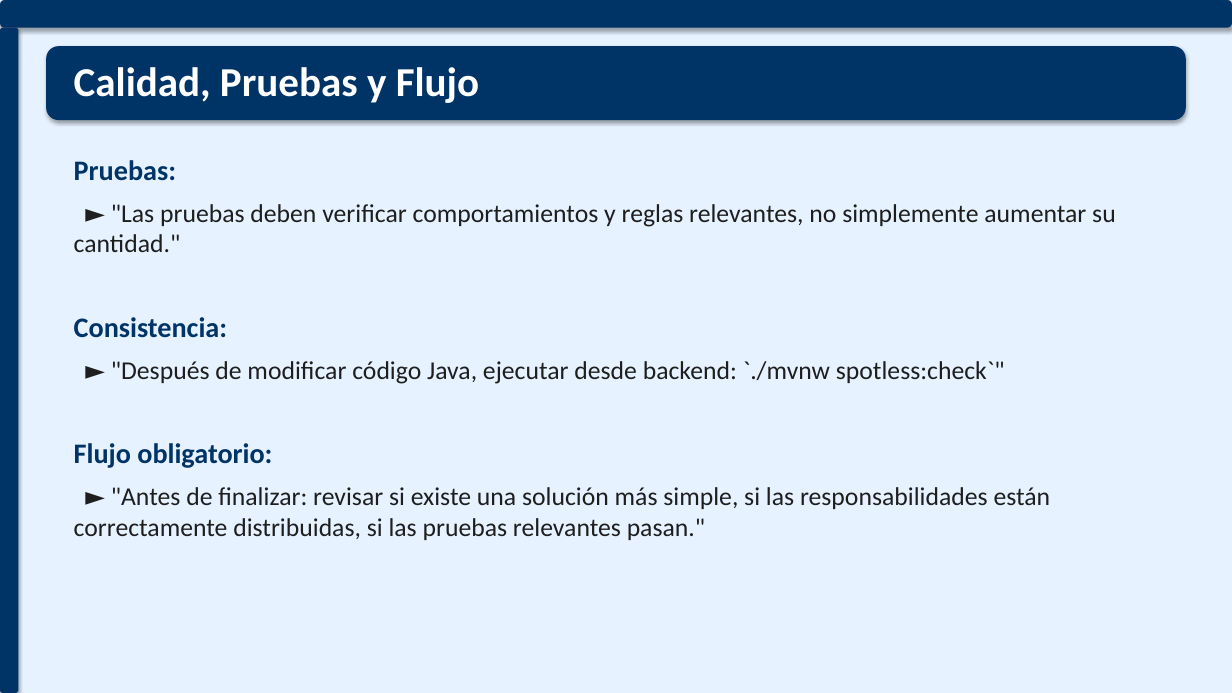
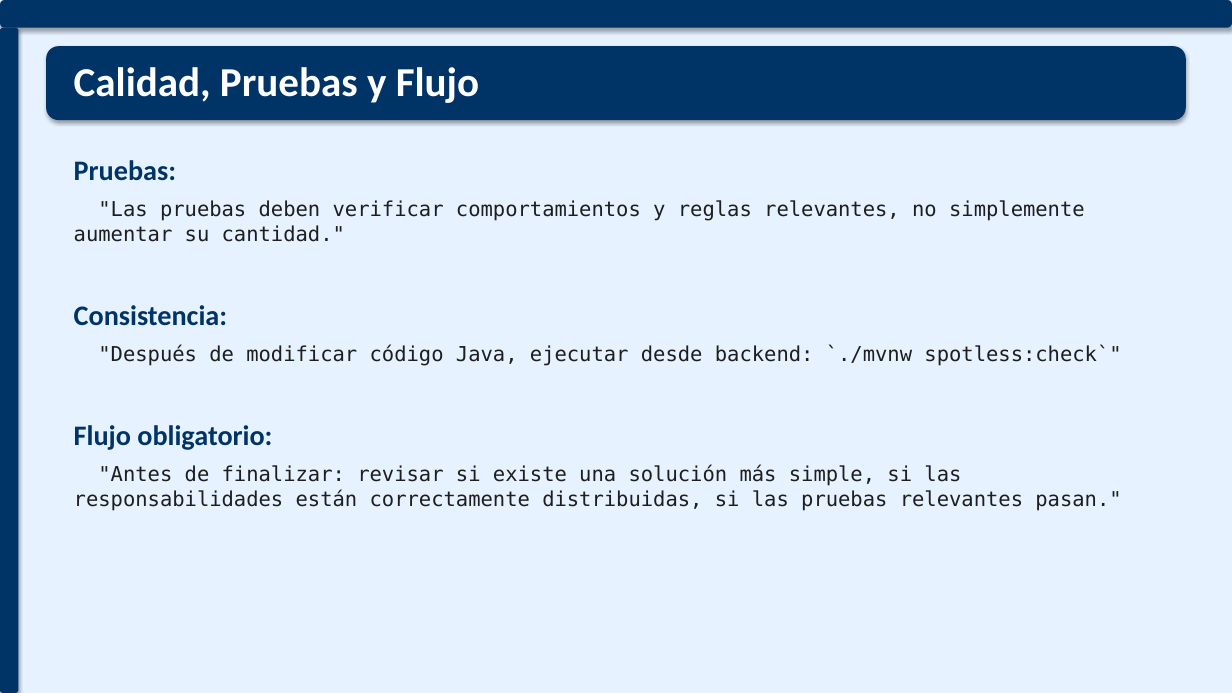
Before and after one commit to BryanSilva99/centro-salud-administrativo, a slide deck: slide 6 of Presentacion_Expo_Agents_Centro_Salud.pptx. Drawn at 1232x693 pixels with LibreOffice and Linux fonts; fonts in the diff are those of the drawing. Boxes give left, top, right and bottom in pixels: in the first picture for what was removed or moved away, otherwise in the second. Text is boxed around its words. In the diff, an @@ line names an element or a change of style, - is before the commit and + after.

```diff
--- a/Presentacion_Expo_Agents_Centro_Salud.pptx
+++ b/Presentacion_Expo_Agents_Centro_Salud.pptx
@@ text at (x1=74, y1=200, x2=1085, y2=242): text changed; size 20 to 16 pt; font Calibri to DejaVu Sans Mono @@
-► "Las pruebas deben verificar comportamientos y reglas relevantes, no simplemente aumentar su cantidad."
+"Las pruebas deben verificar comportamientos y reglas relevantes, no simplemente aumentar su cantidad."
@@ text at (x1=98, y1=345, x2=1121, y2=366): text changed; size 20 to 16 pt; font Calibri to DejaVu Sans Mono @@
-► "Después de modificar código Java, ejecutar desde backend: `./mvnw spotless:check`"
+"Después de modificar código Java, ejecutar desde backend: `./mvnw spotless:check`"
@@ text at (x1=74, y1=465, x2=1121, y2=511): text changed; size 20 to 16 pt; font Calibri to DejaVu Sans Mono @@
-► "Antes de finalizar: revisar si existe una solución más simple, si las responsabilidades están correctamente distribuidas, si las pruebas relevantes pasan."
+"Antes de finalizar: revisar si existe una solución más simple, si las responsabilidades están correctamente distribuidas, si las pruebas relevantes pasan."
```
Also in this commit, not shown: 2 other slides changed, 3 other files.
